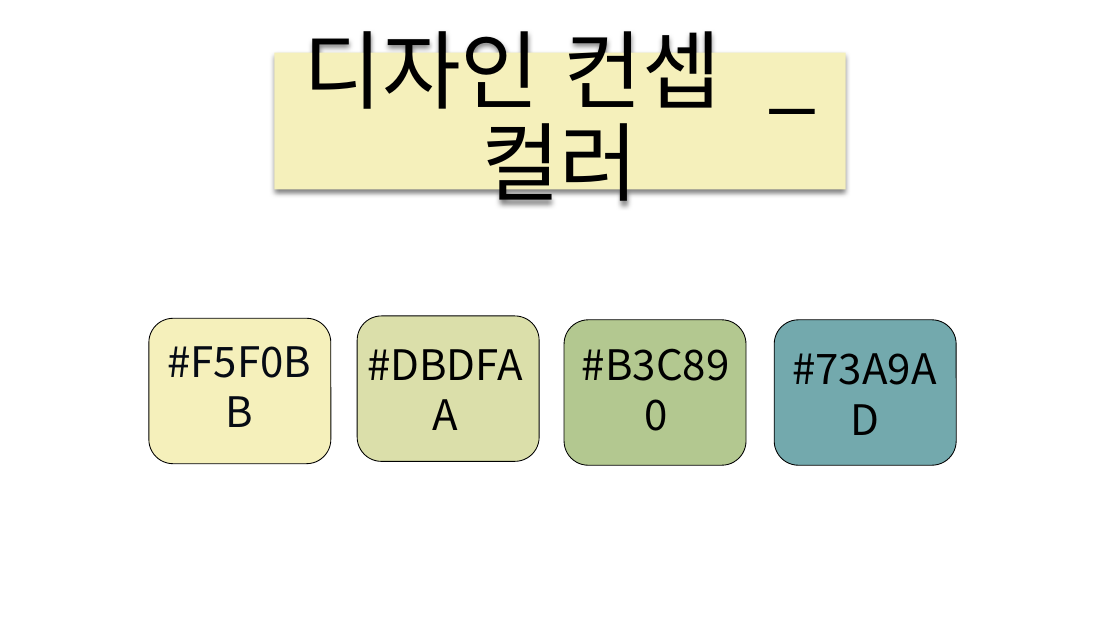
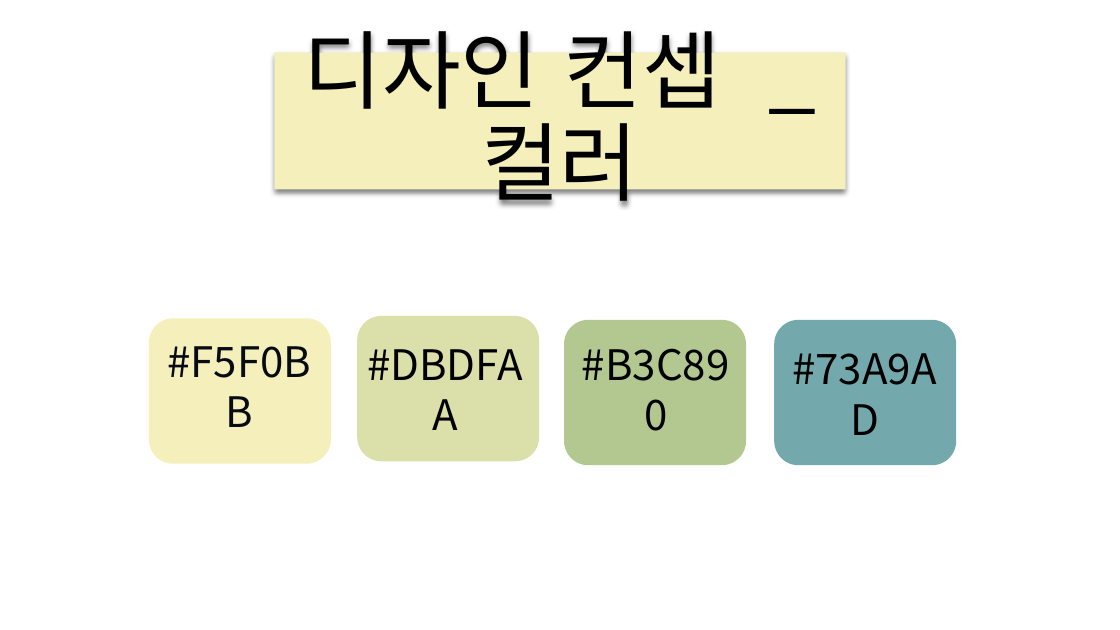
Before and after one commit to elquineas/elquineas.github.io, a slide deck: slide 4 of 갓생살기.ver1.pptx (slide 7 before the commit). Drawn at 1120x630 pixels with LibreOffice and Linux fonts; fonts in the diff are those of the drawing. Boxes give left, top, right and bottom in pixels: in the first picture for what was removed or moved away, otherwise in the second. Text is boxed around its words. In the diff, an @@ line names an element or a change of style, - is before the commit and + after.

```diff
--- a/갓생살기.ver1.pptx
+++ b/갓생살기.ver1.pptx
@@ outline #000000 0.75 pt to none in 4 elements at (149,318,331,464), (357,316,539,461), (564,320,746,465), (775,320,957,465) @@
```
Also in this commit, not shown: 6 other slides changed, 4 slides added, 5 slides removed, 1 other file.
